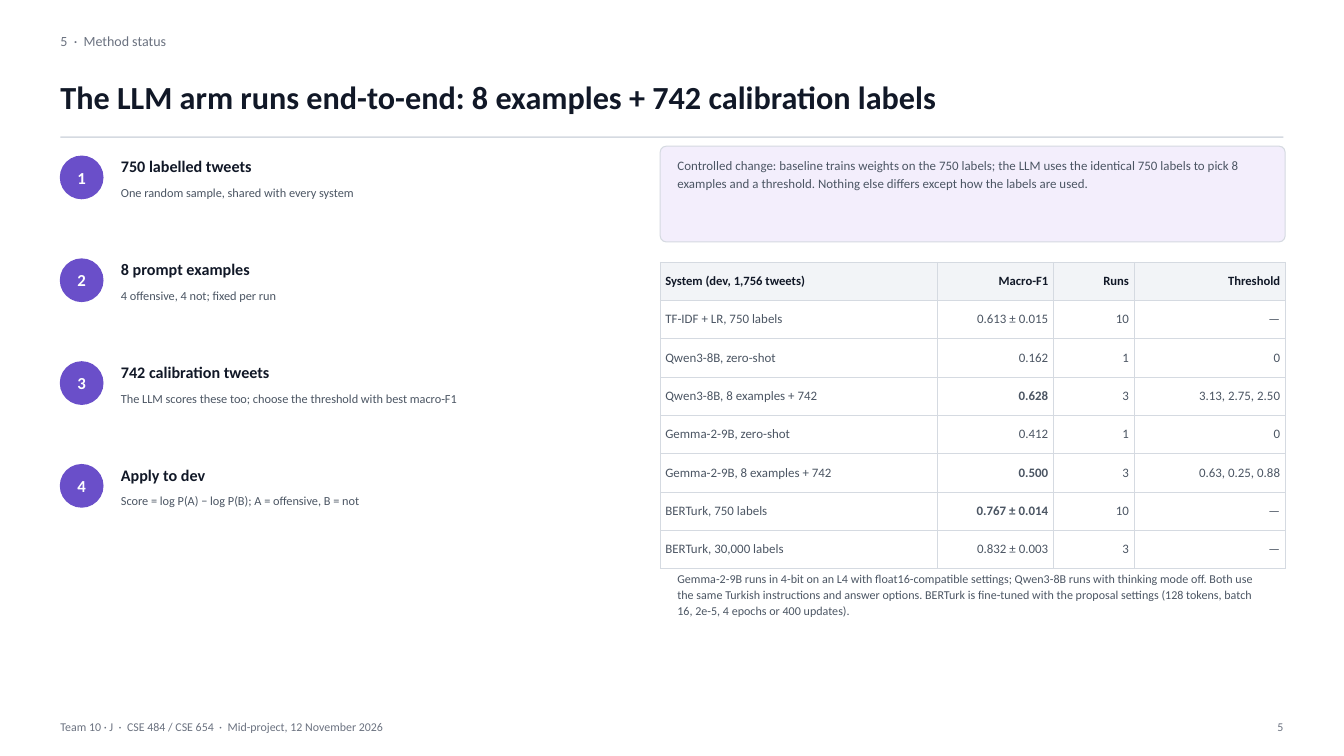
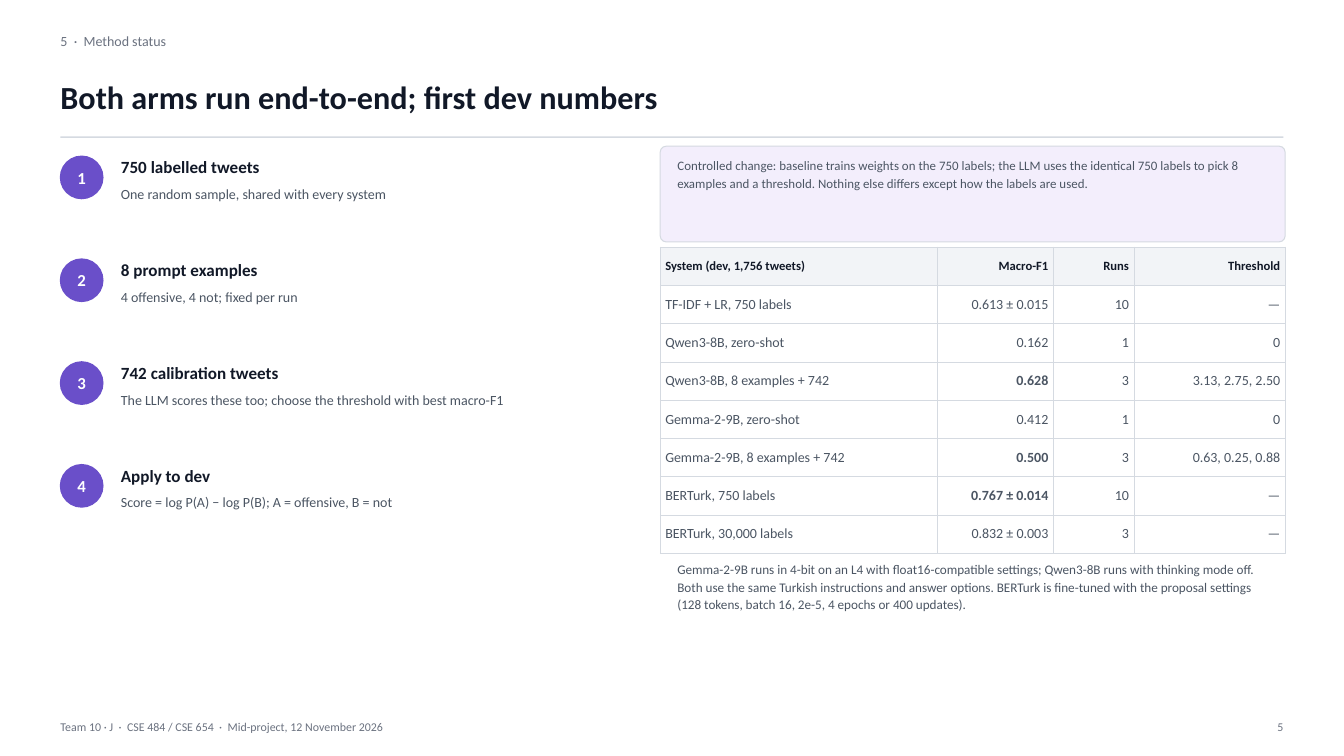
Before and after one commit to VesileHann/offenseval-tr-midproject, a slide deck: slide 5 of paper/Team10_MidProject.pptx. Drawn at 1344x756 pixels with LibreOffice and Linux fonts; fonts in the diff are those of the drawing. Boxes give left, top, right and bottom in pixels: in the first picture for what was removed or moved away, otherwise in the second. Text is boxed around its words. In the diff, an @@ line names an element or a change of style, - is before the commit and + after.

Commit message:
paper: improve slide typography and align with fine-tuning results

```diff
--- a/paper/Team10_MidProject.pptx
+++ b/paper/Team10_MidProject.pptx
@@ text at [60,86,657,113]: text changed @@
-The LLM arm runs end-to-end: 8 examples + 742 calibration labels
+Both arms run end-to-end; first dev numbers
@@ table at [660,247,1286,544] @@
@@ size 9.2 to 10 pt in "TF-IDF + LR, 750 labels", "0.613 ± 0.015", "10", "—" and 24 more places @@
@@ table: place and size @@
-table at [660,262,1286,559]
+table at [660,247,1286,544]
@@ size 11.5 to 12.2 pt in 4 elements at [121,161,259,173], [121,264,257,279], [121,367,278,379], [121,470,211,485] @@
@@ size 8.8 to 10 pt in 4 elements at [121,189,386,202], [121,292,298,305], [121,395,503,407], [121,497,392,510] @@
@@ text "Gemma-2-9B runs in 4-bit on ...": place and size @@
-text "Gemma-2-9B runs in 4-bit on ..." at [677,574,1252,617]
+text "Gemma-2-9B runs in 4-bit on ..." at [677,565,1254,611]
@@ text "Gemma-2-9B runs in 4-bit on ..." at [677,565,1254,611]: size 8.6 to 9.4 pt @@
```
Also in this commit, not shown: 13 other slides changed, 1 other file.
